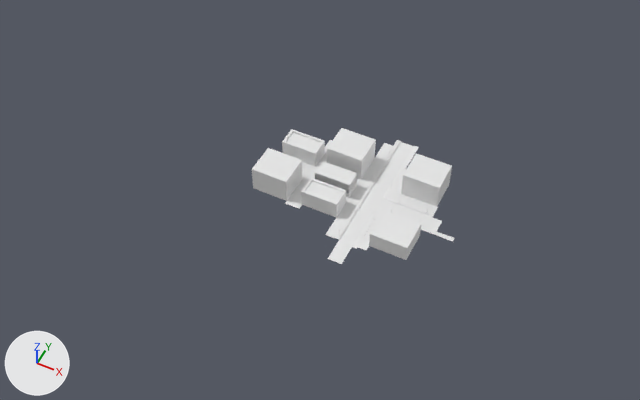
Before and after pictures for a commit that changed the glTF model FlexEngine/resources/meshes/street-03.glb.
Before and after are seen from a camera (50 mm lens) standing at (67.0, -207.0, 249.0) and looking at (-33.0, -6.0, -2.0). The lights are fixed; the arrows at lower left show +X, +Y and +Z. Vertices at the same position are counted once.

Before the edit, the objects in view are built like this:
```python
me_cube_011 = bpy.data.meshes.new('Cube.011')
me_cube_011.from_pydata(...)  # 15142 vertices, 28806 faces; spans x -57.9..19.8, y -32.0..34.2, z 0.0..10.8
ob_street = bpy.data.objects.new('street', me_cube_011)
ob_street.location = (0.0, 0.0, 0.0)
```
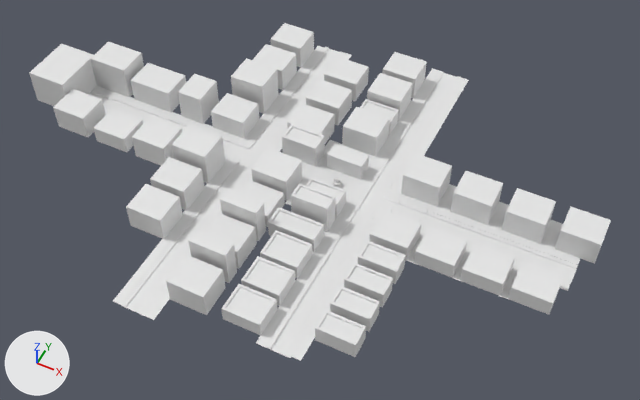
Commit message: Re-save all scenes & tweak street scene

Boxes [x1, y1, x2, y2] around the edits, measured in the pictures (640 x 400 px):
'street', reshaped (186% wider, 147% taller): before [252, 128, 455, 264]; after [29, 23, 611, 361]
part 1 of me_cube_011, added: after [342, 107, 390, 157]
part 2 of me_cube_011, added: after [358, 241, 406, 284]
part 3 of me_cube_011, added: after [367, 73, 413, 121]
part 4 of me_cube_011, added: after [382, 52, 427, 98]
part 5 of me_cube_011, added: after [360, 99, 399, 135]
part 6 of me_cube_011, added: after [211, 93, 259, 138]
part 7 of me_cube_011, added: after [178, 74, 219, 124]
part 8 of me_cube_011, added: after [130, 63, 186, 113]
part 9 of me_cube_011, added: after [90, 42, 144, 97]
part 10 of me_cube_011, added: after [231, 58, 279, 114]
part 11 of me_cube_011, added: after [253, 44, 297, 90]
part 12 of me_cube_011, added: after [270, 23, 314, 67]
part 13 of me_cube_011, added: after [172, 124, 225, 183]
part 14 of me_cube_011, added: after [150, 157, 205, 210]
part 15 of me_cube_011, added: after [126, 184, 183, 239]
part 16 of me_cube_011, added: after [132, 117, 182, 166]
part 17 of me_cube_011, added: after [93, 109, 143, 152]
part 18 of me_cube_011, added: after [53, 89, 106, 137]
part 19 of me_cube_011, added: after [450, 171, 503, 225]
part 20 of me_cube_011, added: after [502, 188, 556, 244]
part 21 of me_cube_011, added: after [555, 207, 611, 264]
part 22 of me_cube_011, added: after [414, 227, 467, 277]
part 23 of me_cube_011, added: after [460, 243, 515, 296]
part 24 of me_cube_011, added: after [508, 261, 564, 315]

The change, as a diff of the scene's bpy script:
```diff
--- a/FlexEngine/resources/meshes/street-03.glb.py
+++ b/FlexEngine/resources/meshes/street-03.glb.py
@@ me_cube_011 @@
-me_cube_011.from_pydata(...)  # 15142 vertices, 28806 faces; spans x -57.9..19.8, y -32.0..34.2, z 0.0..10.8
+me_cube_011.from_pydata(...)  # 20469 vertices, 39357 faces; spans x -162.3..68.1, y -81.6..81.5, z 0.0..15.8
+# me_cube_011 part 1: a new loose piece, a box spanning x -37.2..-22.6, y 21.6..34.2, z 0.4..10.8
+# me_cube_011 part 2: the loose piece of 16 vertices spanning x -37.2..-22.6, y -13.5..-5.6, z 0.4..7.6 is copied, and the copy is moved by (31.4, -18.2, 0.0); it spans x -5.7..8.8, y -31.7..-23.8, z 0.4..7.6
+# me_cube_011 part 3: a new loose piece, a box spanning x -37.2..-22.6, y 44.7..57.3, z 0.4..10.8
+# me_cube_011 part 4: a new loose piece, a box spanning x -37.2..-22.6, y 59.9..72.5, z 0.4..10.8
+# me_cube_011 part 5: the loose piece of 16 vertices spanning x -55.7..-41.2, y 6.2..14.2, z 0.4..7.6 is copied, and the copy is moved by (18.6, 29.1, 0.0); it spans x -37.2..-22.6, y 35.3..43.3, z 0.4..7.6
+# me_cube_011 part 6: a new loose piece, a box spanning x -88.3..-73.8, y 7.3..19.9, z 0.4..9.1
+# me_cube_011 part 7: a new loose piece, a box spanning x -103.3..-92.9, y 7.3..19.9, z 0.4..13.6
+# me_cube_011 part 8: a new loose piece, a box spanning x -126.5..-108.1, y 7.3..19.9, z 0.4..10.8
+# me_cube_011 part 9: a new loose piece, a box spanning x -145.6..-128.9, y 7.3..19.9, z 0.4..15.1
+# me_cube_011 part 10: a new loose piece, a box spanning x -88.3..-73.8, y 23.7..36.4, z 0.4..14.9
+# me_cube_011 part 11: a new loose piece, a box spanning x -88.3..-73.8, y 40.2..52.8, z 0.4..10.8
+# me_cube_011 part 12: a new loose piece, a box spanning x -88.3..-73.8, y 56.6..69.2, z 0.4..10.8
+# me_cube_011 part 13: a new loose piece, a box spanning x -88.3..-73.8, y -20.0..-7.4, z 0.4..14.9
+# me_cube_011 part 14: a new loose piece, a box spanning x -88.3..-73.8, y -35.3..-22.7, z 0.4..10.8
+# me_cube_011 part 15: a new loose piece, a box spanning x -88.3..-73.8, y -50.7..-38.0, z 0.4..10.8
+# me_cube_011 part 16: a new loose piece, a box spanning x -107.0..-92.5, y -20.0..-7.4, z 0.4..10.8
+# me_cube_011 part 17: a new loose piece, a box spanning x -125.8..-111.2, y -20.0..-7.4, z 0.4..7.5
+# me_cube_011 part 18: a new loose piece, a box spanning x -144.5..-129.9, y -20.0..-7.4, z 0.4..10.8
+# me_cube_011 part 19: a new loose piece, a box spanning x 13.9..28.4, y 7.9..20.6, z 0.4..10.8
+# me_cube_011 part 20: a new loose piece, a box spanning x 33.7..48.2, y 7.9..20.6, z 0.4..10.8
+# me_cube_011 part 21: a new loose piece, a box spanning x 53.6..68.1, y 7.9..20.6, z 0.4..10.8
+# me_cube_011 part 22: a new loose piece, a box spanning x 10.9..25.4, y -20.3..-7.7, z 0.4..7.1
+# me_cube_011 part 23: a new loose piece, a box spanning x 28.2..42.8, y -20.3..-7.7, z 0.4..7.1
+# me_cube_011 part 24: a new loose piece, a box spanning x 45.6..60.1, y -20.3..-7.7, z 0.4..7.1
+# me_cube_011 part 25: the loose piece of 16 vertices spanning x -37.2..-22.6, y -13.5..-5.6, z 0.4..7.6 is copied, and the copy is moved by (31.4, -29.1, 0.0); it spans x -5.7..8.8, y -42.7..-34.7, z 0.4..7.6
+# me_cube_011 part 26: the loose piece of 16 vertices spanning x -37.2..-22.6, y -13.5..-5.6, z 0.4..7.6 is copied, and the copy is moved by (31.4, -40.1, 0.0); it spans x -5.7..8.8, y -53.6..-45.6, z 0.4..7.6
+# me_cube_011 part 27: the loose piece of 16 vertices spanning x -37.2..-22.6, y -13.5..-5.6, z 0.4..7.6 is copied, and the copy is moved by (31.4, -51.0, 0.0); it spans x -5.7..8.8, y -64.5..-56.6, z 0.4..7.6
+# me_cube_011 part 28: a new loose piece, a box spanning x -162.3..-145.6, y -11.1..10.0, z 0.4..15.1
+# me_cube_011 part 29: a new loose piece, a box spanning x -58.0..-43.5, y 14.9..27.5, z 0.4..9.7
+# me_cube_011 part 30: a new loose piece, a box spanning x -58.0..-43.5, y 31.1..43.7, z 0.4..9.7
+# me_cube_011 part 31: the loose piece of 8 vertices spanning x -37.2..-22.6, y 7.9..20.6, z 0.4..10.8 is rebuilt with 247 vertices and now spans x -37.2..-22.4, y 7.8..14.6, z 0.5..7.6
+# me_cube_011 part 32: 1526 vertices moved within x -18.3..6.5, y -23.5..23.7, z 0.2..3.9; 623 vertices removed from x -55.7..19.8, y -23.5..30.3, z 0.0..7.6; 5431 vertices added at x -146.0..63.0, y -81.6..81.5, z 0.0..15.8
```
